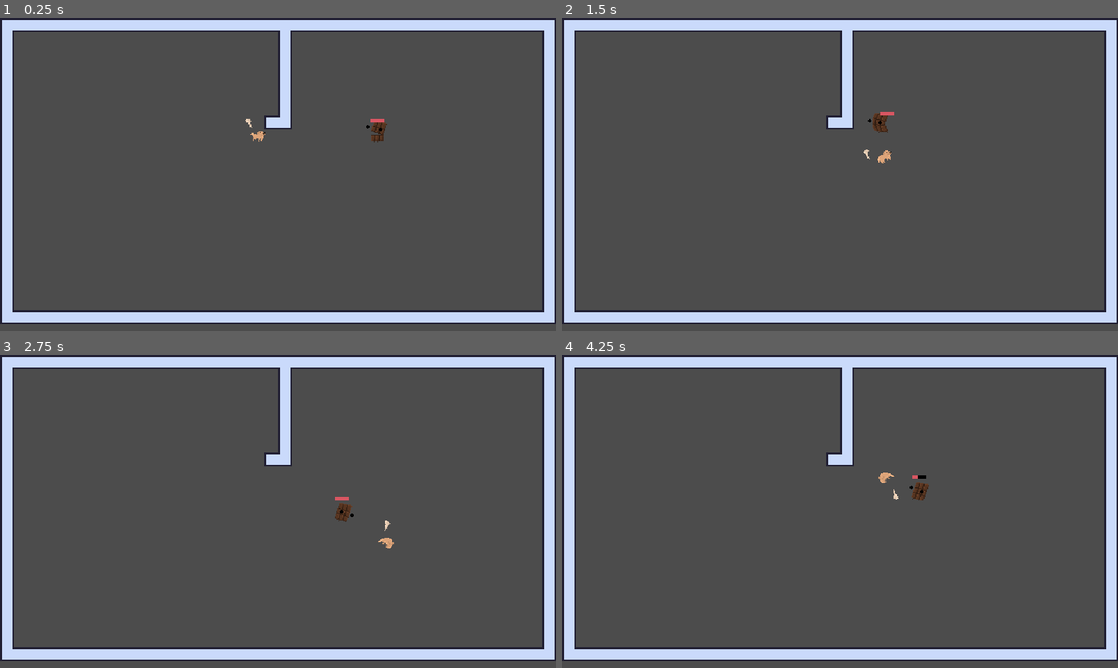
Above: before the commit, frames 1-4 (two rows, left to right).
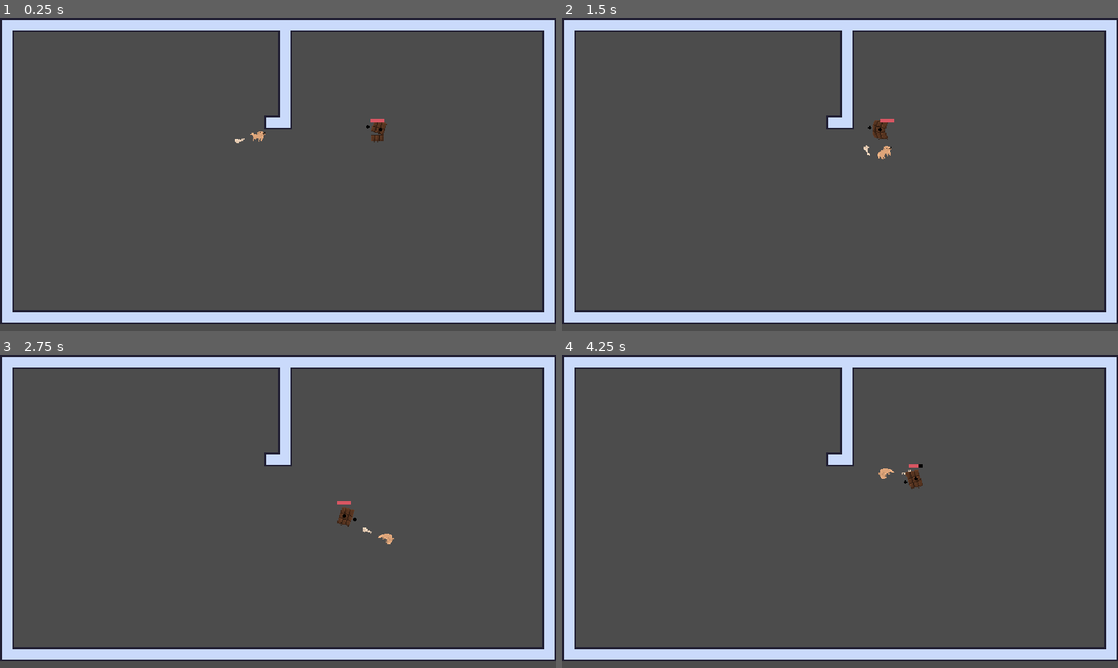
Above: after the commit, the same moments.

Repository: 3k2ng/dog-puff-pensive
Game: Godot game, scene res://scenes/demo_tung.tscn
Same seed, same stepped clock (60 frames per second), same inputs: the game is played once before the commit and once after it. The project has no main scene, so this scene is started directly.
Inputs (mouse positions are in pixels of both pictures, inside the frame that each line leads up to):
- Up to frame 1 (0.25 s): no input
- Up to frame 2 (1.5 s): move the mouse to (962, 158) at 0.52 s; hold D (move_right) 0.53-1.28 s; right-click (962, 158) at 0.6 s; move the mouse to (728, 190) at 1.27 s; hold S (move_down) from 1.28 s (still down); click (728, 190) at 1.35 s
- Up to frame 3 (2.75 s): move the mouse to (333, 442) at 2.02 s; release S (move_down) at 2.03 s; hold D (move_right) from 2.03 s (still down); right-click (333, 442) at 2.1 s
- Up to frame 4 (4.25 s): move the mouse to (812, 574) at 2.77 s; release D (move_right) at 2.78 s; hold W (move_up) 2.78-3.53 s; click (812, 574) at 2.85 s; move the mouse to (1006, 558) at 3.52 s; hold A (move_left) from 3.53 s (still down); right-click (1006, 558) at 3.6 s

The runs differ from the first frame. In frame 1, less than 0.1% of the frame differs, in the area x 42-46%, y 32-40%; in frame 2, 0.3%; in frame 3, 0.3%; in frame 4, 0.4%, in the area x 56-66%, y 34-47%.

Commit message:
animation change

Diff:
--- a/objects/player.tscn
+++ b/objects/player.tscn
@@ -71,7 +71,7 @@
 "times": PoolRealArray( 0 )
 }
 tracks/5/type = "value"
-tracks/5/path = NodePath("Sprite:vframes")
+tracks/5/path = NodePath("Sprite:hframes")
 tracks/5/interp = 1
 tracks/5/loop_wrap = true
 tracks/5/imported = false
@@ -83,7 +83,7 @@
 "values": [ 1 ]
 }
 tracks/6/type = "value"
-tracks/6/path = NodePath("Sprite:hframes")
+tracks/6/path = NodePath("Sprite:vframes")
 tracks/6/interp = 1
 tracks/6/loop_wrap = true
 tracks/6/imported = false
@@ -95,7 +95,7 @@
 "values": [ 1 ]
 }
 tracks/7/type = "value"
-tracks/7/path = NodePath("Sprite:frame")
+tracks/7/path = NodePath("physicsBox:position")
 tracks/7/interp = 1
 tracks/7/loop_wrap = true
 tracks/7/imported = false
@@ -104,10 +104,10 @@
 "times": PoolRealArray( 0 ),
 "transitions": PoolRealArray( 1 ),
 "update": 0,
-"values": [ 0 ]
+"values": [ Vector2( 0, 2 ) ]
 }
 tracks/8/type = "value"
-tracks/8/path = NodePath("physicsBox:position")
+tracks/8/path = NodePath("physicsBox:rotation_degrees")
 tracks/8/interp = 1
 tracks/8/loop_wrap = true
 tracks/8/imported = false
@@ -116,10 +116,10 @@
 "times": PoolRealArray( 0 ),
 "transitions": PoolRealArray( 1 ),
 "update": 0,
-"values": [ Vector2( 0, 2 ) ]
+"values": [ 90.0002 ]
 }
 tracks/9/type = "value"
-tracks/9/path = NodePath("physicsBox:rotation_degrees")
+tracks/9/path = NodePath("physicsBox:disabled")
 tracks/9/interp = 1
 tracks/9/loop_wrap = true
 tracks/9/imported = false
@@ -128,10 +128,10 @@
 "times": PoolRealArray( 0 ),
 "transitions": PoolRealArray( 1 ),
 "update": 0,
-"values": [ 90.0002 ]
+"values": [ false ]
 }
 tracks/10/type = "value"
-tracks/10/path = NodePath("physicsBox:disabled")
+tracks/10/path = NodePath("Sprite:frame")
 tracks/10/interp = 1
 tracks/10/loop_wrap = true
 tracks/10/imported = false
@@ -140,7 +140,7 @@
 "times": PoolRealArray( 0 ),
 "transitions": PoolRealArray( 1 ),
 "update": 0,
-"values": [ false ]
+"values": [ 0 ]
 }
 
 [sub_resource type="Animation" id=3]
@@ -170,19 +170,19 @@
 "values": [  ]
 }
 tracks/2/type = "value"
-tracks/2/path = NodePath("Sprite:vframes")
+tracks/2/path = NodePath("Sprite:frame")
 tracks/2/interp = 1
 tracks/2/loop_wrap = true
 tracks/2/imported = false
 tracks/2/enabled = true
 tracks/2/keys = {
-"times": PoolRealArray( 0 ),
-"transitions": PoolRealArray( 1 ),
-"update": 1,
-"values": [ 4 ]
+"times": PoolRealArray( 0, 0.1, 0.2, 0.3, 0.4, 0.5, 0.6, 0.7, 0.8, 0.9 ),
+"transitions": PoolRealArray( 1, 1, 1, 1, 1, 1, 1, 1, 1, 1 ),
+"update": 1,
+"values": [ 0, 1, 2, 3, 4, 5, 6, 7, 8, 9 ]
 }
 tracks/3/type = "value"
-tracks/3/path = NodePath("Sprite:hframes")
+tracks/3/path = NodePath("Sprite:vframes")
 tracks/3/interp = 1
 tracks/3/loop_wrap = true
 tracks/3/imported = false
@@ -191,19 +191,19 @@
 "times": PoolRealArray( 0 ),
 "transitions": PoolRealArray( 1 ),
 "update": 1,
-"values": [ 3 ]
+"values": [ 4 ]
 }
 tracks/4/type = "value"
-tracks/4/path = NodePath("Sprite:frame")
+tracks/4/path = NodePath("Sprite:hframes")
 tracks/4/interp = 1
 tracks/4/loop_wrap = true
 tracks/4/imported = false
 tracks/4/enabled = true
 tracks/4/keys = {
-"times": PoolRealArray( 0, 0.1, 0.2, 0.3, 0.4, 0.5, 0.6, 0.7, 0.8, 0.9 ),
-"transitions": PoolRealArray( 1, 1, 1, 1, 1, 1, 1, 1, 1, 1 ),
-"update": 1,
-"values": [ 0, 1, 2, 3, 4, 5, 6, 7, 8, 9 ]
+"times": PoolRealArray( 0 ),
+"transitions": PoolRealArray( 1 ),
+"update": 1,
+"values": [ 3 ]
 }
 tracks/5/type = "value"
 tracks/5/path = NodePath("physicsBox:position")
@@ -212,7 +212,7 @@
 tracks/5/imported = false
 tracks/5/enabled = true
 tracks/5/keys = {
-"times": PoolRealArray( 1 ),
+"times": PoolRealArray( 0.9 ),
 "transitions": PoolRealArray( 1 ),
 "update": 0,
 "values": [ Vector2( 0, 2 ) ]
@@ -224,7 +224,7 @@
 tracks/6/imported = false
 tracks/6/enabled = true
 tracks/6/keys = {
-"times": PoolRealArray( 1 ),
+"times": PoolRealArray( 0.9 ),
 "transitions": PoolRealArray( 1 ),
 "update": 0,
 "values": [ 90.0002 ]
@@ -236,7 +236,7 @@
 tracks/7/imported = false
 tracks/7/enabled = true
 tracks/7/keys = {
-"times": PoolRealArray( 0, 0.2, 0.6, 0.7 ),
+"times": PoolRealArray( 0, 0.2, 0.7, 0.8 ),
 "transitions": PoolRealArray( 1, 1, 1, 1 ),
 "update": 1,
 "values": [ false, true, true, false ]
@@ -395,11 +395,50 @@
 }
 
 [sub_resource type="CapsuleShape2D" id=5]
-radius = 8.61703
-height = 16.7652
+radius = 8.0
 
 [sub_resource type="Animation" id=10]
 length = 0.001
+tracks/0/type = "value"
+tracks/0/path = NodePath("HitBox:disabled")
+tracks/0/interp = 1
+tracks/0/loop_wrap = true
+tracks/0/imported = false
+tracks/0/enabled = true
+tracks/0/keys = {
+"times": PoolRealArray( 0 ),
+"transitions": PoolRealArray( 1 ),
+"update": 0,
+"values": [ true ]
+}
+tracks/1/type = "value"
+tracks/1/path = NodePath("HitBox:rotation_degrees")
+tracks/1/interp = 1
+tracks/1/loop_wrap = true
+tracks/1/imported = false
+tracks/1/enabled = true
+tracks/1/keys = {
+"times": PoolRealArray( 0 ),
+"transitions": PoolRealArray( 1 ),
+"update": 0,
+"values": [ -41.8678 ]
+}
+tracks/2/type = "value"
+tracks/2/path = NodePath("../Sprite:frame")
+tracks/2/interp = 1
+tracks/2/loop_wrap = true
+tracks/2/imported = false
+tracks/2/enabled = true
+tracks/2/keys = {
+"times": PoolRealArray(  ),
+"transitions": PoolRealArray(  ),
+"update": 1,
+"values": [  ]
+}
+
+[sub_resource type="Animation" id=9]
+resource_name = "bone_melee"
+length = 0.5
 tracks/0/type = "value"
 tracks/0/path = NodePath("HitBox:position")
 tracks/0/interp = 1
@@ -410,22 +449,22 @@
 "times": PoolRealArray( 0 ),
 "transitions": PoolRealArray( 1 ),
 "update": 0,
-"values": [ Vector2( 14.6619, 9.90101 ) ]
+"values": [ Vector2( 20.4401, -4.81671 ) ]
 }
 tracks/1/type = "value"
-tracks/1/path = NodePath("Sprite:position")
+tracks/1/path = NodePath("Sprite:frame")
 tracks/1/interp = 1
 tracks/1/loop_wrap = true
 tracks/1/imported = false
 tracks/1/enabled = true
 tracks/1/keys = {
-"times": PoolRealArray( 0 ),
-"transitions": PoolRealArray( 1 ),
-"update": 0,
-"values": [ Vector2( 6.06941, -0.402863 ) ]
+"times": PoolRealArray( 0, 0.4 ),
+"transitions": PoolRealArray( 1, 1 ),
+"update": 0,
+"values": [ 0, 4 ]
 }
 tracks/2/type = "value"
-tracks/2/path = NodePath("Sprite:frame")
+tracks/2/path = NodePath("Sprite:flip_h")
 tracks/2/interp = 1
 tracks/2/loop_wrap = true
 tracks/2/imported = false
@@ -434,7 +473,7 @@
 "times": PoolRealArray( 0 ),
 "transitions": PoolRealArray( 1 ),
 "update": 1,
-"values": [ 0 ]
+"values": [ false ]
 }
 tracks/3/type = "value"
 tracks/3/path = NodePath("HitBox:disabled")
@@ -443,112 +482,13 @@
 tracks/3/imported = false
 tracks/3/enabled = true
 tracks/3/keys = {
-"times": PoolRealArray( 0 ),
-"transitions": PoolRealArray( 1 ),
-"update": 0,
-"values": [ true ]
-}
-tracks/4/type = "value"
-tracks/4/path = NodePath("HitBox:rotation_degrees")
-tracks/4/interp = 1
-tracks/4/loop_wrap = true
-tracks/4/imported = false
-tracks/4/enabled = true
-tracks/4/keys = {
-"times": PoolRealArray( 0 ),
-"transitions": PoolRealArray( 1 ),
-"update": 0,
-"values": [ -41.8678 ]
-}
-tracks/5/type = "value"
-tracks/5/path = NodePath("Sprite:flip_v")
-tracks/5/interp = 1
-tracks/5/loop_wrap = true
-tracks/5/imported = false
-tracks/5/enabled = true
-tracks/5/keys = {
-"times": PoolRealArray( 0 ),
-"transitions": PoolRealArray( 1 ),
-"update": 0,
-"values": [ false ]
-}
-
-[sub_resource type="Animation" id=9]
-resource_name = "bone_melee"
-tracks/0/type = "value"
-tracks/0/path = NodePath("Sprite:position")
-tracks/0/interp = 1
-tracks/0/loop_wrap = true
-tracks/0/imported = false
-tracks/0/enabled = true
-tracks/0/keys = {
-"times": PoolRealArray( 0 ),
-"transitions": PoolRealArray( 1 ),
-"update": 0,
-"values": [ Vector2( 6.06941, -0.402863 ) ]
-}
-tracks/1/type = "value"
-tracks/1/path = NodePath("HitBox:rotation_degrees")
-tracks/1/interp = 1
-tracks/1/loop_wrap = true
-tracks/1/imported = false
-tracks/1/enabled = true
-tracks/1/keys = {
-"times": PoolRealArray( 0 ),
-"transitions": PoolRealArray( 1 ),
-"update": 0,
-"values": [ -40.9627 ]
-}
-tracks/2/type = "value"
-tracks/2/path = NodePath("Sprite:frame")
-tracks/2/interp = 1
-tracks/2/loop_wrap = true
-tracks/2/imported = false
-tracks/2/enabled = true
-tracks/2/keys = {
-"times": PoolRealArray( 0, 0.1, 0.2, 0.3, 0.4, 0.5, 0.6, 0.7, 0.8, 0.9 ),
-"transitions": PoolRealArray( 1, 1, 1, 1, 1, 1, 1, 1, 1, 1 ),
-"update": 1,
-"values": [ 0, 1, 2, 3, 4, 0, 1, 2, 3, 4 ]
-}
-tracks/3/type = "value"
-tracks/3/path = NodePath("Sprite:flip_h")
-tracks/3/interp = 1
-tracks/3/loop_wrap = true
-tracks/3/imported = false
-tracks/3/enabled = true
-tracks/3/keys = {
-"times": PoolRealArray( 0 ),
-"transitions": PoolRealArray( 1 ),
-"update": 1,
-"values": [ false ]
-}
-tracks/4/type = "value"
-tracks/4/path = NodePath("HitBox:disabled")
-tracks/4/interp = 1
-tracks/4/loop_wrap = true
-tracks/4/imported = false
-tracks/4/enabled = true
-tracks/4/keys = {
-"times": PoolRealArray( 0.2, 0.3, 0.4, 0.6, 0.7, 0.8, 1 ),
-"transitions": PoolRealArray( 1, 1, 1, 1, 1, 1, 1 ),
-"update": 1,
-"values": [ false, false, true, true, false, false, true ]
-}
-tracks/5/type = "value"
-tracks/5/path = NodePath("Sprite:flip_v")
-tracks/5/interp = 1
-tracks/5/loop_wrap = true
-tracks/5/imported = false
-tracks/5/enabled = true
-tracks/5/keys = {
-"times": PoolRealArray( 0, 0.5, 1 ),
+"times": PoolRealArray( 0, 0.2, 0.4 ),
 "transitions": PoolRealArray( 1, 1, 1 ),
 "update": 1,
-"values": [ false, true, true ]
-}
-
-[node name="player2" type="KinematicBody2D"]
+"values": [ true, false, true ]
+}
+
+[node name="Player" type="KinematicBody2D"]
 position = Vector2( 33, 22 )
 script = ExtResource( 1 )
 
@@ -570,7 +510,7 @@
 script = ExtResource( 2 )
 
 [node name="HitBox" type="CollisionShape2D" parent="MeleeArea"]
-position = Vector2( 14.6619, 9.90101 )
+position = Vector2( 20.4401, -4.81671 )
 rotation = -0.730731
 shape = SubResource( 5 )
 disabled = true
@@ -579,6 +519,7 @@
 position = Vector2( 6.06941, -0.402863 )
 texture = ExtResource( 3 )
 hframes = 5
+frame = 4
 
 [node name="BoneAnimation" type="AnimationPlayer" parent="MeleeArea"]
 anims/RESET = SubResource( 10 )
